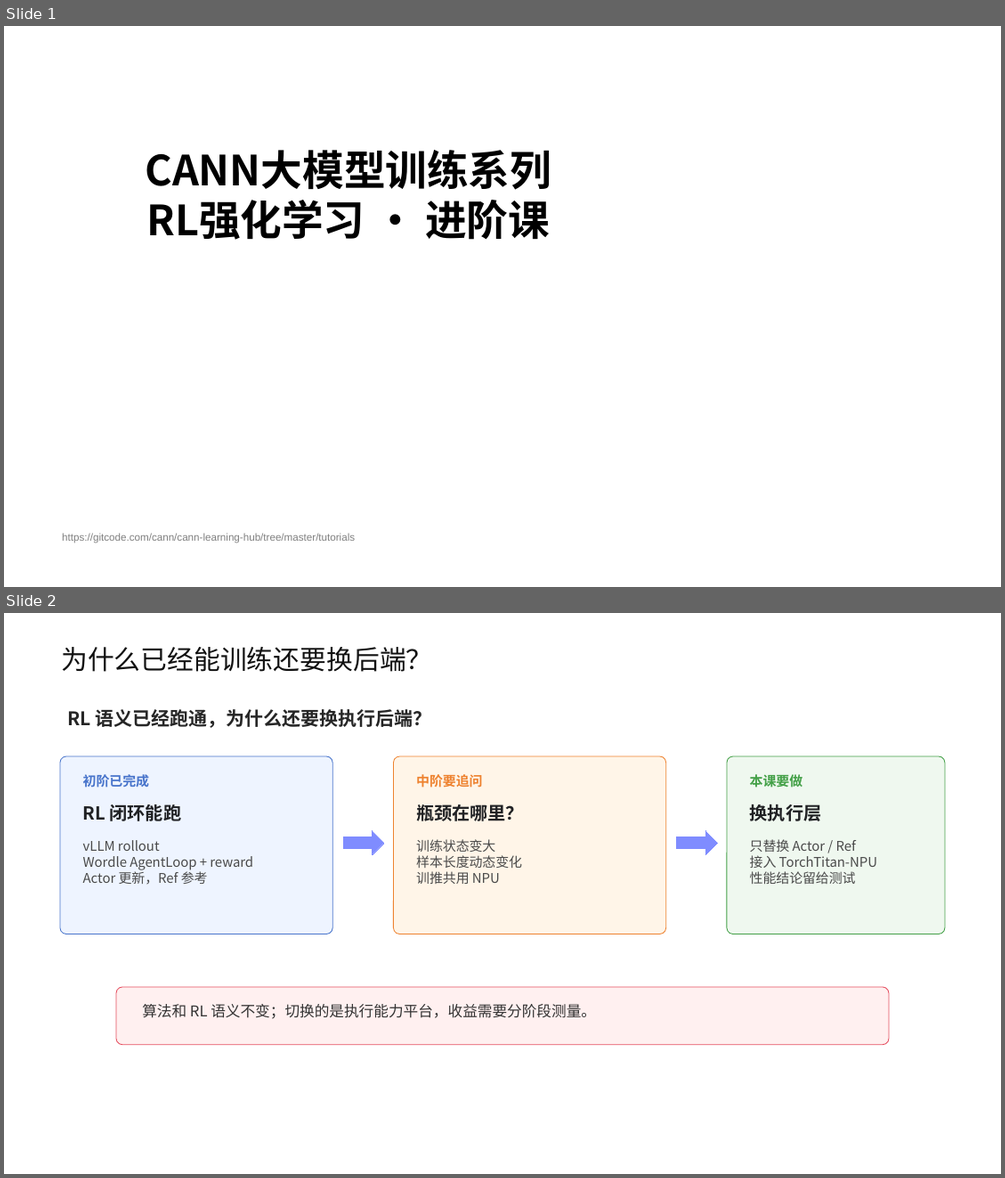
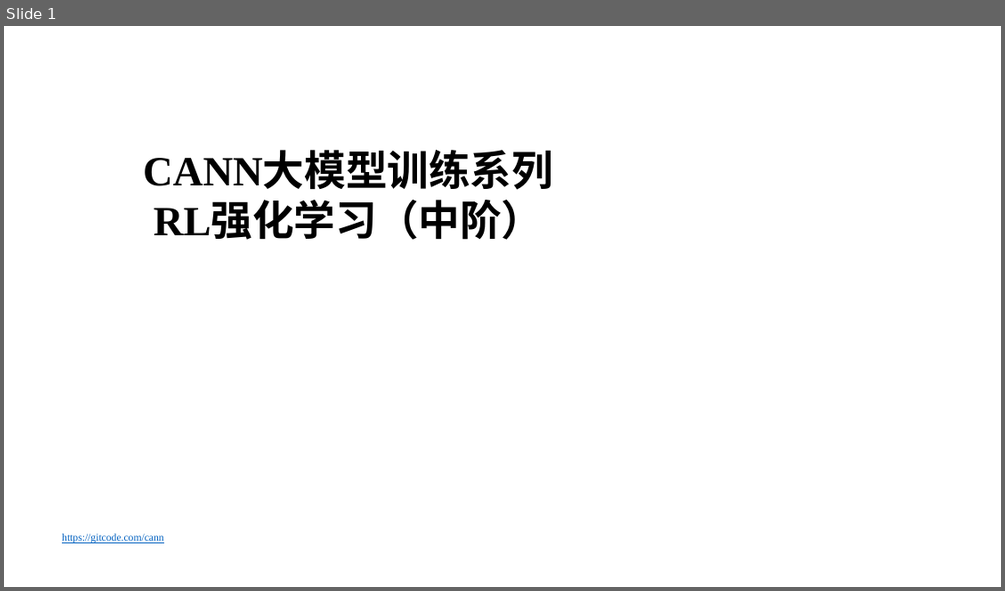
Before and after one commit to hicann/cann-learning-hub, a slide deck: tutorials/rl_training_pipeline/slides/02_rl_training_pipeline.pptx. Shown one above the other, each under a label of ours: slides 1 and 2 before the commit, slide 1 after it. The pictures are 1005x1178 and 1005x591 pixels, drawn with LibreOffice and Linux fonts; fonts in the diff are those of the drawing; background and template pictures are left out. Boxes give left, top, right and bottom in pixels: in the first picture for what was removed or moved away, otherwise in the second. Text is boxed around its words. In the diff, an @@ line names an element or a change of style, - is before the commit and + after.

Commit message:
docs: 更新 SFT/RL 中阶课程课件

# message auto-generated for no-merge-commit merge:
!1071 merge sft2 into test

docs: 更新 SFT/RL 中阶课程课件

Description: ## 描述
更新了训练课程SFT和RL部分的PPT

## 关联的Issue
不涉及ISSUE

## 测试
本次不涉及代码修改，无需测试

## 文档更新
在SFT和RL中的主README中新增对应的PPT链接地址

## 类型标签
<!--  [x] 表示选中 -->
- [ ] Bug修复
- [ ] 新特性
- [ ] 内容优化
- [x] 其他，请描述：更新课程PPT

## 其他信息
<!-- 在这里可以添加任何与这个 Pull Request 相关的其他说明。 -->

See merge request: cann/cann-learning-hub!1071

```diff
--- a/tutorials/rl_training_pipeline/slides/02_rl_training_pipeline.pptx
+++ b/tutorials/rl_training_pipeline/slides/02_rl_training_pipeline.pptx
@@ slide 2 removed at <box>4,613,1001,1174</box>, background picture (left out) @@
@@ rectangle removed at <box>39,629,793,690</box> @@
@@ text removed at <box>61,647,432,672</box> @@
-为什么已经能训练还要换后端？
@@ rectangle removed at <box>4,688,1001,1105</box> @@
@@ text removed at <box>67,709,431,728</box> @@
-RL 语义已经跑通，为什么还要换执行后端？
@@ rounded rectangle removed at <box>60,756,333,934</box> @@
@@ rounded rectangle removed at <box>394,756,666,934</box> @@
@@ rounded rectangle removed at <box>727,756,946,934</box> @@
@@ text removed at <box>83,774,149,787</box> @@
-初阶已完成
@@ text removed at <box>416,774,482,787</box> @@
-中阶要追问
@@ text removed at <box>750,774,802,787</box> @@
-本课要做
@@ text removed at <box>83,804,182,821</box> @@
-RL 闭环能跑
@@ text removed at <box>416,804,524,821</box> @@
-瓶颈在哪里？
@@ text removed at <box>750,804,822,821</box> @@
-换执行层
@@ text removed at <box>83,840,253,884</box> @@
-vLLM rollout
-Wordle AgentLoop + reward
-Actor 更新，Ref 参考
@@ right arrow removed at <box>343,831,384,854</box> @@
@@ text removed at <box>416,839,522,884</box> @@
-训练状态变大
-样本长度动态变化
-训推共用 NPU
@@ right arrow removed at <box>677,831,718,854</box> @@
@@ text removed at <box>750,839,877,884</box> @@
-只替换 Actor / Ref
-接入 TorchTitan-NPU
-性能结论留给测试
@@ rounded rectangle removed at <box>116,987,889,1045</box> @@
@@ text removed at <box>142,1004,596,1019</box> @@
-算法和 RL 语义不变；切换的是执行能力平台，收益需要分阶段测量。
@@ slide 1 changed as well @@
@@ text at <box>143,153,553,190</box>: font Noto Sans CJK SC to Times New Roman in "CANN大模型训练系列" @@
@@ text at <box>154,203,543,240</box>: text changed; font Noto Sans CJK SC to Times New Roman @@
-RL强化学习 · 进阶课
+RL强化学习（中阶）
@@ text at <box>62,533,164,543</box>: text changed; font Arial to Times New Roman; text colour #808080 to #0563C1 @@
-https://gitcode.com/cann/cann-learning-hub/tree/master/tutorials
+https://gitcode.com/cann
```
Also in this commit, not shown: 4 other slides changed, 28 slides added, 33 other slides removed, 1 other file.
